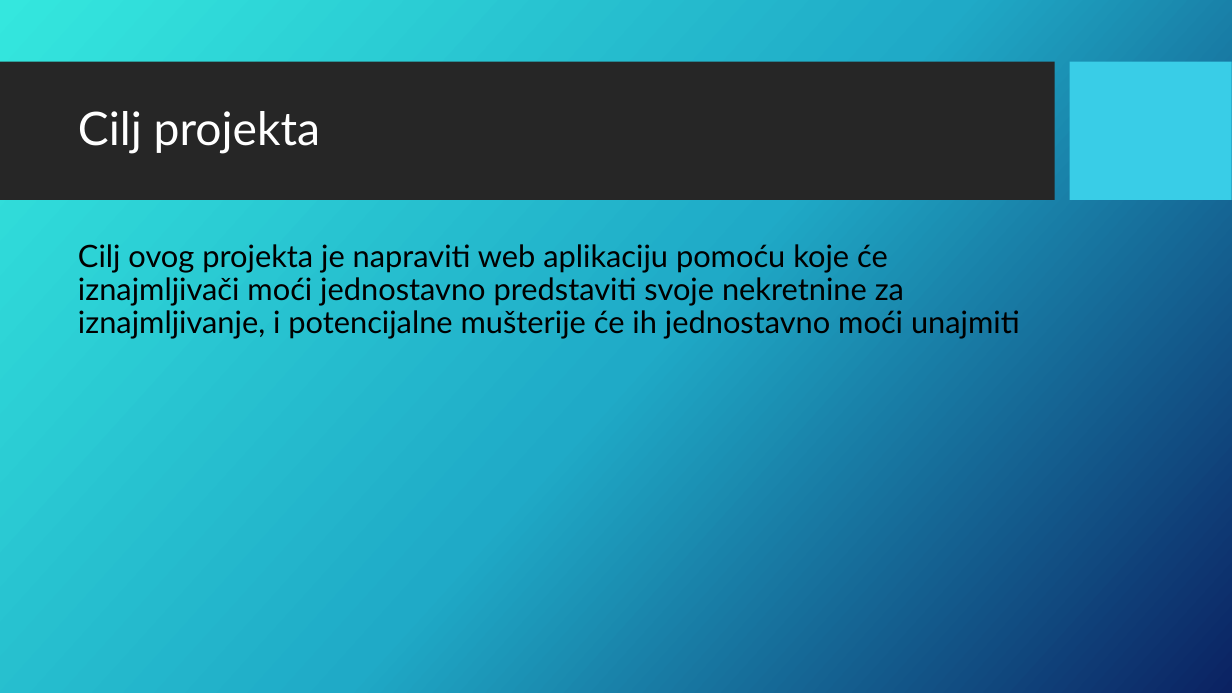
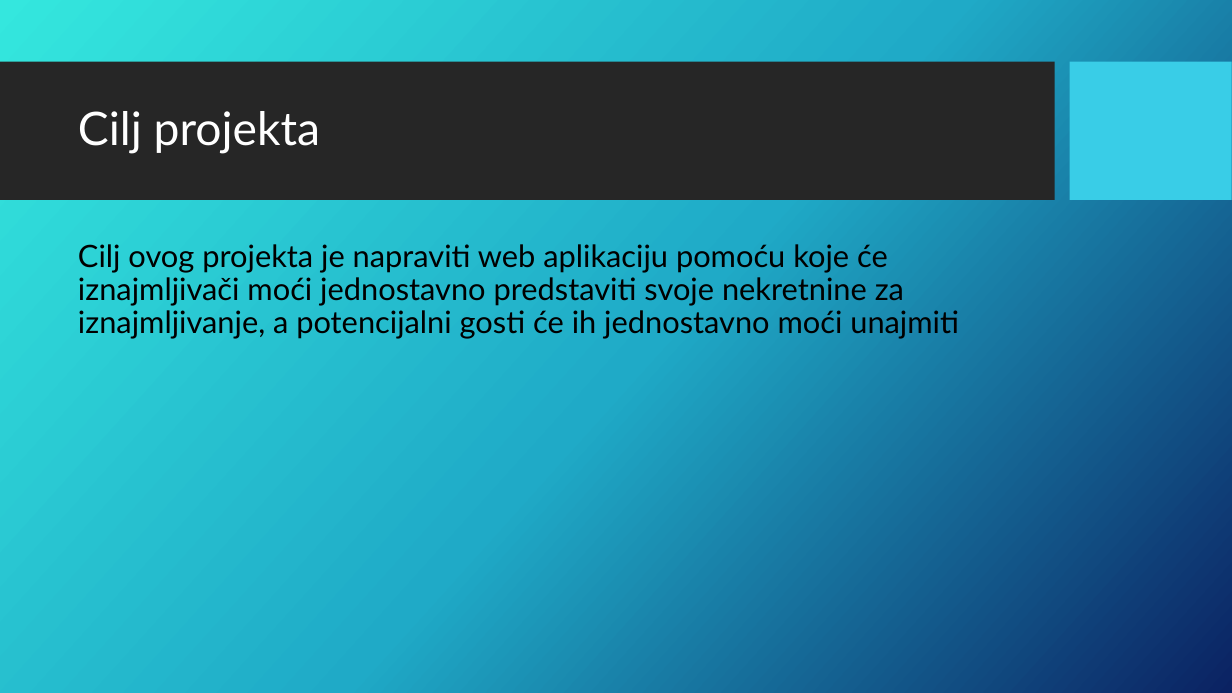
Before and after one commit to f0dor/Programsko-Inzenjerstvo, a slide deck: slide 2 of Testni_plan.pptx. Drawn at 1232x693 pixels with LibreOffice and Linux fonts; fonts in the diff are those of the drawing; background and template pictures are left out. Boxes give left, top, right and bottom in pixels: in the first picture for what was removed or moved away, otherwise in the second. Text is boxed around its words. In the diff, an @@ line names an element or a change of style, - is before the commit and + after.

```diff
--- a/Testni_plan.pptx
+++ b/Testni_plan.pptx
@@ text at (78,244,959,339): text changed @@
-Cilj ovog projekta je napraviti web aplikaciju pomoću koje će iznajmljivači moći jednostavno predstaviti svoje nekretnine za iznajmljivanje, i potencijalne mušterije će ih jednostavno moći unajmiti
+Cilj ovog projekta je napraviti web aplikaciju pomoću koje će iznajmljivači moći jednostavno predstaviti svoje nekretnine za iznajmljivanje, a potencijalni gosti će ih jednostavno moći unajmiti
```
Also in this commit, not shown: 1 other slide changed.
